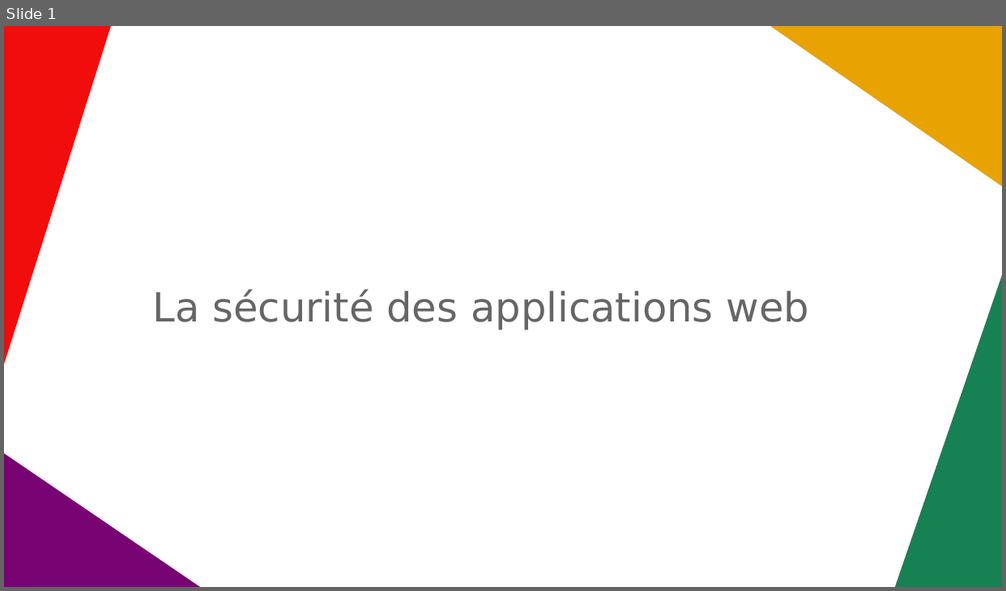
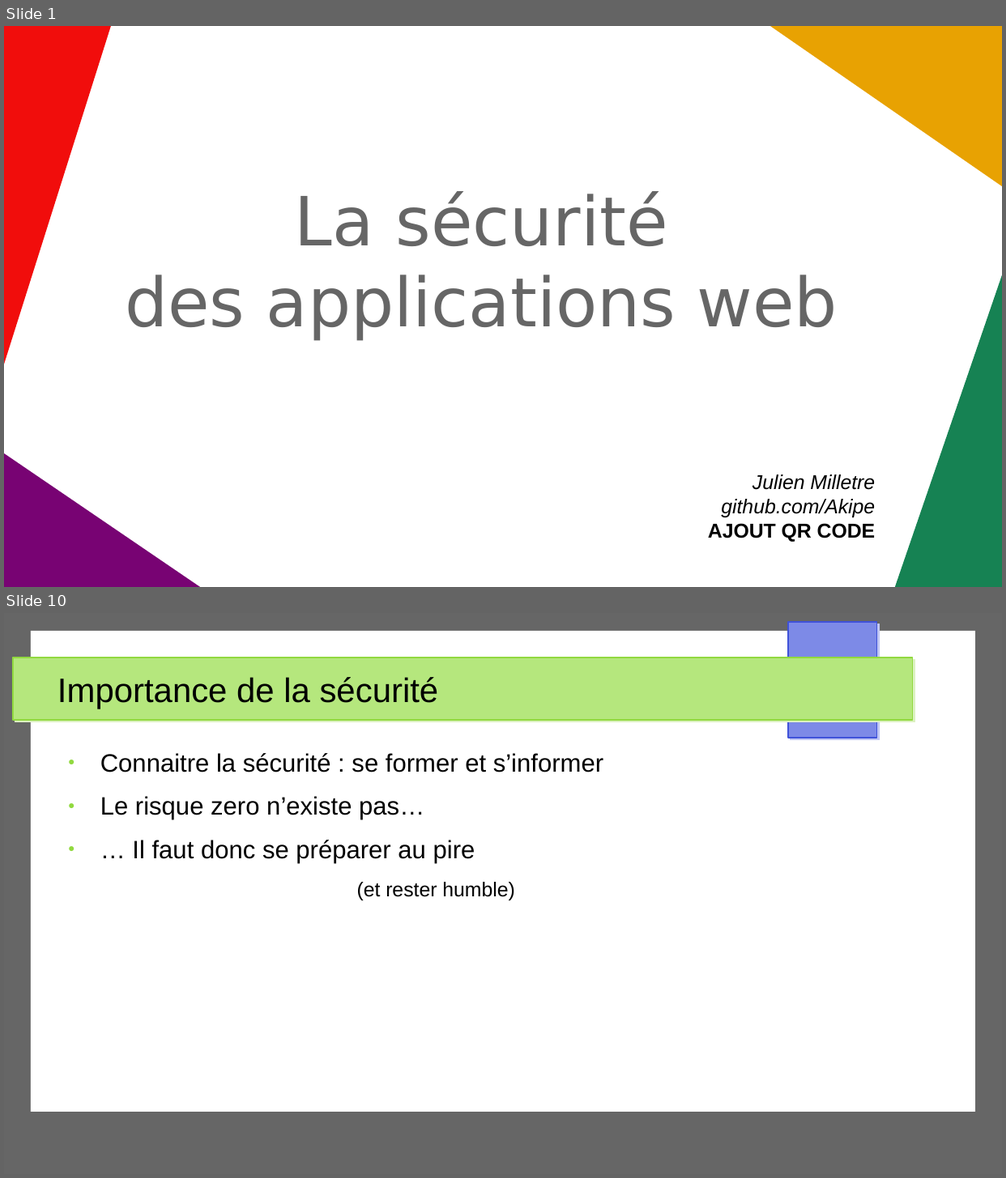
Before and after one commit to Akipe/abc_2105, a slide deck: other/presentations/securite_app_web/presentation_securite_app_web_v2.odp. Shown one above the other, each under a label of ours: slide 1 before the commit, slides 1 and 10 after it; the slides between them are not shown. The pictures are 1006x591 and 1006x1178 pixels, drawn with LibreOffice and Linux fonts; fonts in the diff are those of the drawing. Boxes give left, top, right and bottom in pixels: in the first picture for what was removed or moved away, otherwise in the second. Text is boxed around its words. In the diff, an @@ line names an element or a change of style, - is before the commit and + after.

```diff
--- a/other/presentations/securite_app_web/presentation_securite_app_web_v2.odp
+++ b/other/presentations/securite_app_web/presentation_securite_app_web_v2.odp
@@ slide 10 added at [4, 613, 1002, 1174], background #FFFFFF @@
@@ rectangle added at [4, 613, 1002, 1174], fill #666666 @@
@@ rectangle added at [32, 631, 976, 1112], fill #FFFFFF @@
@@ rectangle added at [788, 622, 877, 738], fill #7D8AE7, outline #3F52D9 0.85 pt @@
@@ rectangle added at [13, 658, 913, 720], fill #B5E77D, outline #91D93F 0.85 pt @@
@@ title added at [57, 677, 439, 709], 27 pt, text #000000 @@
+Importance de la sécurité
@@ text added at [100, 753, 603, 901], 20 pt, text #000000 @@
+● Connaitre la sécurité : se former et s’informer
+● Le risque zero n’existe pas…
+● … Il faut donc se préparer au pire
+            (et rester humble)
@@ slide 1 changed as well @@
@@ subtitle at [125, 191, 837, 340]: text changed; size 32 to 54 pt @@
-La sécurité des applications web
+La sécurité
+des applications web
@@ text added at [708, 475, 876, 542], 16 pt, text #000000, italic @@
+Julien Milletre
+github.com/Akipe
+AJOUT QR CODE
```
Also in this commit, not shown: 1 other slide changed, 16 other slides added, 1 slide removed, 8 other files.
